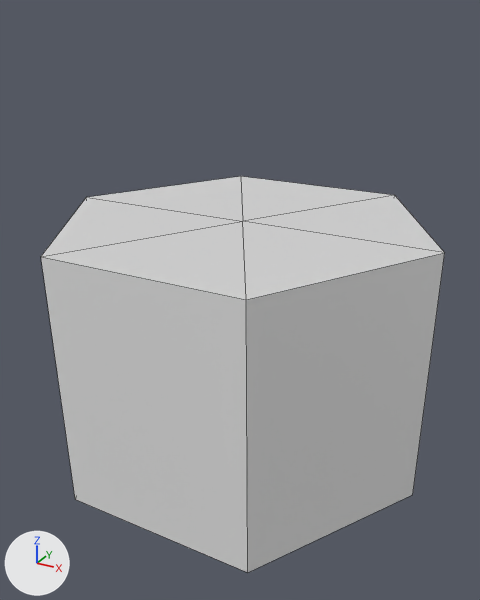
The FBX model Assets/Models/Environment/envMountain/envMountainMiddle.fbx as it was, and as the next commit left it.
The view is the same before and after, from a camera (50 mm lens) standing at (0.891, -1.636, 1.327) and looking at (0.016, -0.045, 0.531). Arrows for +X, +Y and +Z are at lower left; the lights stay in place. Mesh edges are drawn as thin lines. Materials are left out; every surface is plain grey. Where no turn or scale is listed for an object, it has been applied to the vertices.

In view in the first picture: 'envMountainMiddle'.
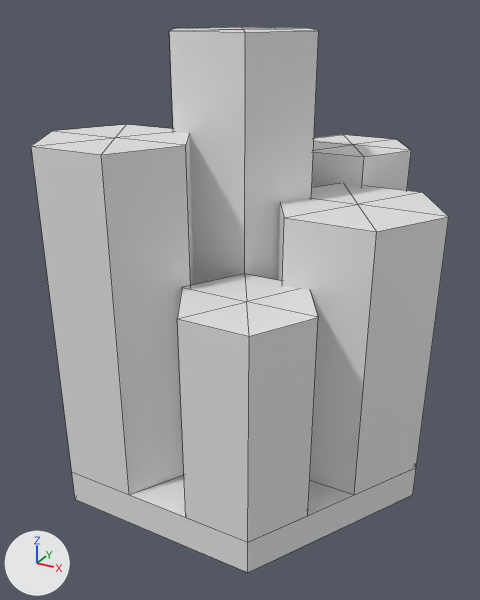
Pixel boxes [x1, y1, x2, y2] of what changed, in the pictures (480 x 600 px; the box of a moved part takes in the faces that stretch with it):
'envMountainMiddle', reshaped (37% taller): before [41, 176, 444, 573]; after [31, 27, 449, 573]
part 1 of me_mesh, added: after [31, 124, 194, 495]
part 2 of me_mesh, added: after [177, 274, 318, 542]
part 3 of me_mesh, added: after [278, 184, 449, 495]
part 4 of me_mesh, added: after [312, 135, 411, 190]
part 5 of me_mesh, added: after [169, 27, 319, 285]
part 6 of me_mesh, moved or reshaped: before [41, 176, 444, 545]; after [72, 467, 416, 545]

The change, as a list of edits to the scene's bpy script:
```text
Change me_mesh:
    used by ob_envmountainmiddle; location = (0.0, 0.0, 0.0)
    remove me_mesh.from_pydata(...)  # 13 vertices, 12 faces; spans x -0.577..0.577, y -0.504..0.504, z 0.0..0.759
    add me_mesh.from_pydata(...)  # 104 vertices, 96 faces; spans x -0.577..0.577, y -0.5..0.5, z 0.0..1.275
    me_mesh part 1: a new loose piece of 13 vertices spanning x -0.393..0.023, y -0.5..-0.14, z 0.101..1.032
    me_mesh part 2: a new loose piece of 13 vertices spanning x 0.01..0.382, y -0.5..-0.178, z 0.101..0.678
    me_mesh part 3: a new loose piece of 13 vertices spanning x 0.109..0.577, y -0.203..0.203, z 0.101..0.856
    me_mesh part 4: a new loose piece of 13 vertices spanning x 0.018..0.379, y 0.187..0.5, z 0.101..0.941
    me_mesh part 5: a new loose piece of 13 vertices spanning x -0.211..0.211, y -0.182..0.182, z 0.101..1.275
    me_mesh part 6
    7 vertices are removed from x -0.577..0.577, y -0.504..0.504, z 0.759
    12 faces are deleted
    1 vertex is added at (0.0, 0.0, 0.101)
    6 new vertices lie (0.0, 0.0, 0.101) away from vertices in x -0.577..0.577, y -0.5..0.5, z 0.0
    12 new faces join them
```
